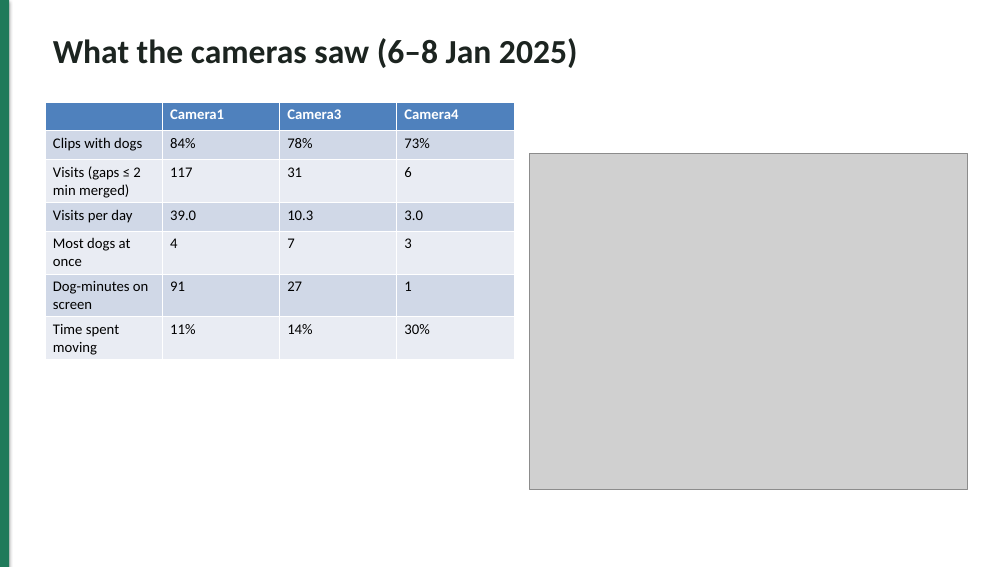
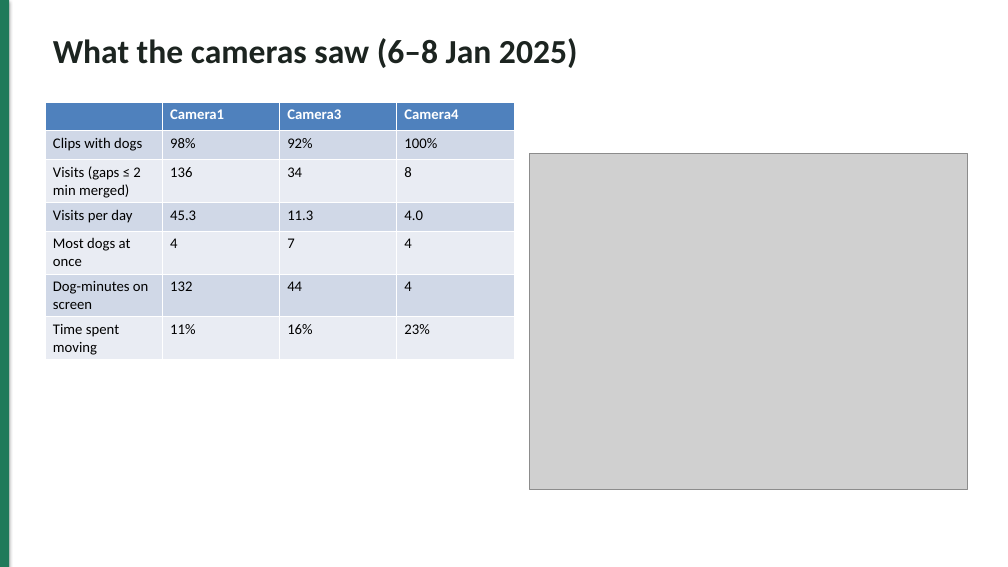
Before and after one commit to Epp-ppE/stray-dog-detection, a slide deck: slide 13 of slides/slides.pptx. Drawn at 1008x567 pixels with LibreOffice and Linux fonts; fonts in the diff are those of the drawing; grey boxes stand for pictures. Boxes give left, top, right and bottom in pixels: in the first picture for what was removed or moved away, otherwise in the second. Text is boxed around its words. In the diff, an @@ line names an element or a change of style, - is before the commit and + after.

Commit message:
Final full run: YOLO11m@960 on all clips, tuned tracking, statistics and recognition demo
Fill in the report's tracking, statistics and recognition sections, update README and
slides with the final numbers, and add the docs-build packages to requirements.

```diff
--- a/slides/slides.pptx
+++ b/slides/slides.pptx
@@ table at box(45, 102, 514, 359) @@
-row 2: Clips with dogs | 84% | 78% | 73%
+row 2: Clips with dogs | 98% | 92% | 100%
-row 3: Visits (gaps ≤ 2 min merged) | 117 | 31 | 6
+row 3: Visits (gaps ≤ 2 min merged) | 136 | 34 | 8
-row 4: Visits per day | 39.0 | 10.3 | 3.0
+row 4: Visits per day | 45.3 | 11.3 | 4.0
-row 5, column 4: 3
+row 5, column 4: 4
-row 6: Dog-minutes on screen | 91 | 27 | 1
+row 6: Dog-minutes on screen | 132 | 44 | 4
-row 7, column 3: 14%
+row 7, column 3: 16%
-row 7, column 4: 30%
+row 7, column 4: 23%
```
Also in this commit, not shown: 1 slide added, 32 other files.
